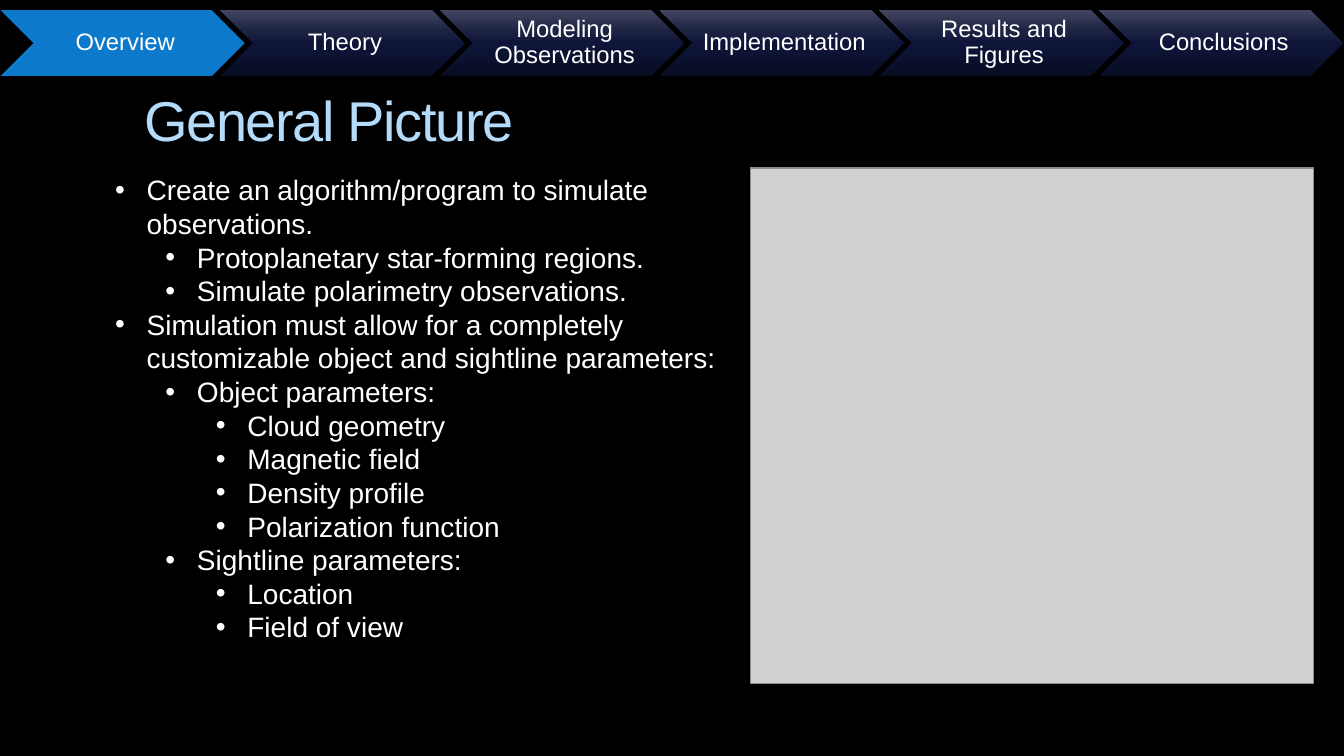
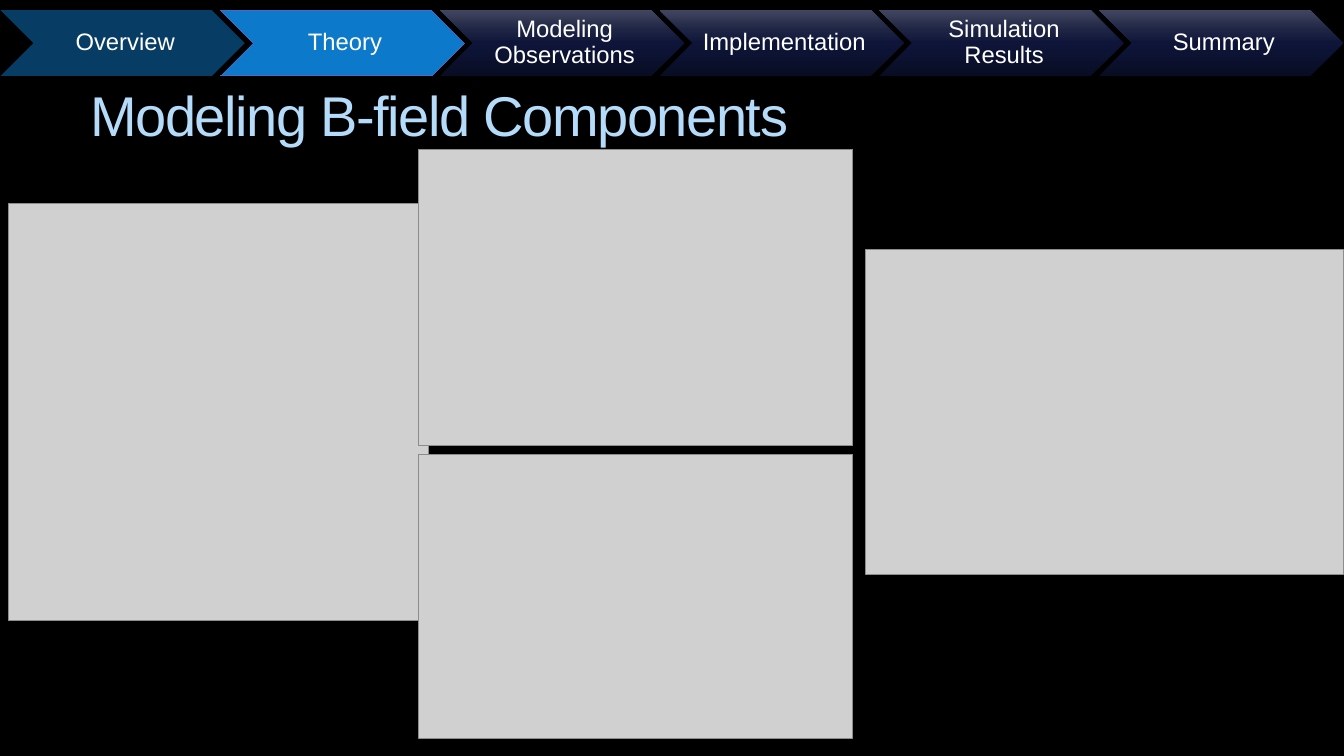
Before and after one commit to psmd-iberutaru/Akamai-Internship, a slide deck: slide 4 of Akamai/Final_Presentation/Akamai_Final_Presentation.pptx. Drawn at 1344x756 pixels with LibreOffice and Linux fonts; fonts in the diff are those of the drawing; grey boxes stand for pictures; background and template pictures are left out. Boxes give left, top, right and bottom in pixels: in the first picture for what was removed or moved away, otherwise in the second. Text is boxed around its words. In the diff, an @@ line names an element or a change of style, - is before the commit and + after.

```diff
--- a/Akamai/Final_Presentation/Akamai_Final_Presentation.pptx
+++ b/Akamai/Final_Presentation/Akamai_Final_Presentation.pptx
@@ chevron at (1, 10, 245, 76): fill #0D79CA to #073C65 @@
@@ chevron at (221, 10, 465, 76): fill gradient #080D25 to #0E163A to #1F2444 to #424660 to #0D79CA; outline none to #4E67C8 0.75 pt @@
@@ text at (948, 19, 1059, 64): text changed @@
-Results and Figures
+Simulation Results
@@ text at (1173, 33, 1275, 55): text changed @@
-Conclusions
+Summary
@@ title added at (90, 95, 788, 146), 40 pt, text #B4DCFA @@
+Modeling B-field Components
@@ title removed at (144, 100, 514, 142) @@
-General Picture
@@ picture added at (419, 149, 853, 447) @@
@@ text removed at (147, 179, 715, 638) @@
-• Create an algorithm/program to simulate observations.
-  • Protoplanetary star-forming regions.
-  • Simulate polarimetry observations.
-• Simulation must allow for a completely customizable object and sightline parameters:
-  • Object parameters:
-    • Cloud geometry
-    • Magnetic field
-    • Density profile
-    • Polarization function
-  • Sightline parameters:
-    • Location
-    • Field of view
@@ picture: place and size @@
-picture at (750, 168, 1314, 684)
+picture at (8, 204, 429, 621)
@@ picture added at (865, 250, 1344, 575) @@
@@ picture added at (419, 455, 853, 739) @@
```
Also in this commit, not shown: 16 other slides changed, 3 slides added, 22 other files.
